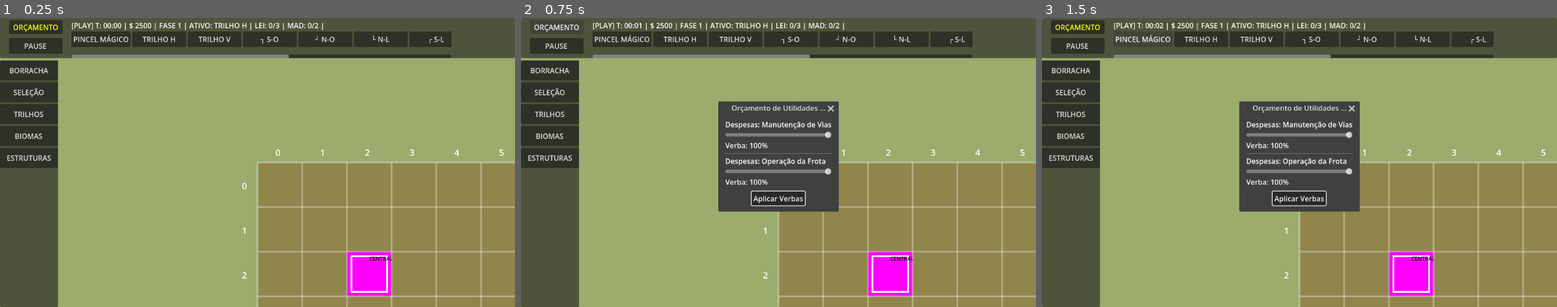
Above: before the commit, frames 1-3 (left to right).
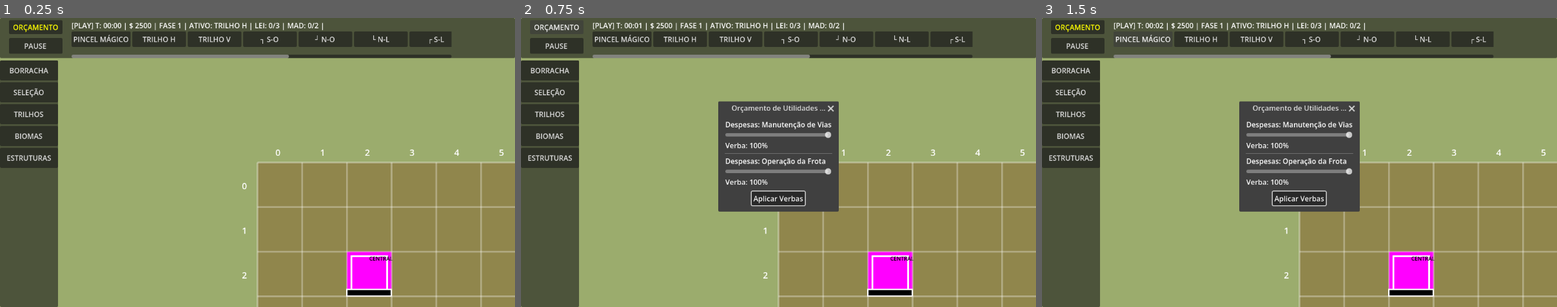
Above: after the commit, the same moments.

Repository: jonathanhenriques/tremOS
Game: Godot game, scene res://scenes/main/main.tscn
The game is run twice, just before and just after one commit, with the same random seed, the same clock (stepped at 60 frames per second) and the same inputs. The project has no main scene, so this scene is started directly.
Inputs:
- Up to frame 1 (0.25 s): no input
- Up to frame 2 (0.75 s): click "ORÇAMENTO" at 0.5 s
- Up to frame 3 (1.5 s): click "PINCEL MÁGICO" at 1.25 s

The runs differ from the first frame. In frame 1, 0.3% of the frame differs, in the area x 67-77%, y 93-97%; in frame 2, 0.3%; in frame 3, 0.3%.

Commit message:
definindo frente da estacao

Diff:
--- a/scenes/tile/tile.gd
+++ b/scenes/tile/tile.gd
@@ -100,8 +100,21 @@
 	if estado == 7: draw_rect(rect, Color(0.1, 0.5, 0.1, 0.3 * alpha) if chave_aberta else Color(0.5, 0.1, 0.1, 0.3 * alpha)); draw_string(font, Vector2(35, 60), "S", HORIZONTAL_ALIGNMENT_CENTER, -1, 30, c_white)
 	if estado == 23 or estado == 24:
 		draw_rect(Rect2(40, 15, 20, 15) if estado==23 else Rect2(15, 40, 15, 20), c); draw_circle(Vector2(50, 22) if estado==23 else Vector2(22, 50), 5, Color(0, 1, 0, alpha) if semaforo_aberto else Color(1, 0, 0, alpha))
-	if estado == 17: draw_rect(rect, Color(1, 0, 1, alpha)); draw_rect(Rect2(10, 10, 80, 80), c_white, false, 4.0); draw_string(font, Vector2(50, 20), "CENTRAL", HORIZONTAL_ALIGNMENT_CENTER, -1, 12, c)
-	if estado == 8: draw_rect(rect, Color(1, 0.84, 0, alpha)); draw_string(font, Vector2(50, 20), "TEM " + gm_ref.estacoes_oferta.get(Vector2i(pos_x, pos_y), "N/A"), HORIZONTAL_ALIGNMENT_CENTER, -1, 12, c)
+
+	# --- FRENTE DA ESTAÇÃO ADICIONADA AQUI ---
+	if estado == 17:
+		draw_rect(rect, Color(1, 0, 1, alpha))
+		draw_rect(Rect2(10, 10, 80, 80), c_white, false, 4.0)
+		draw_rect(Rect2(0, 85, 100, 15), Color(0, 0, 0, alpha)) # Plataforma Preta
+		draw_rect(Rect2(0, 85, 100, 15), c_white, false, 3.0)   # Borda Branca
+		draw_string(font, Vector2(50, 20), "CENTRAL", HORIZONTAL_ALIGNMENT_CENTER, -1, 12, c)
+	if estado == 8:
+		draw_rect(rect, Color(1, 0.84, 0, alpha))
+		draw_rect(Rect2(0, 85, 100, 15), Color(0, 0, 0, alpha)) # Plataforma Preta
+		draw_rect(Rect2(0, 85, 100, 15), c_white, false, 3.0)   # Borda Branca
+		draw_string(font, Vector2(50, 20), "TEM " + gm_ref.estacoes_oferta.get(Vector2i(pos_x, pos_y), "N/A"), HORIZONTAL_ALIGNMENT_CENTER, -1, 12, c)
+	# -----------------------------------------
+
 	if estado == 9:
 		if arvore_cortada: draw_circle(Vector2(50, 50), 25, Color(0.82, 0.7, 0.55, alpha))
 		if not arvore_cortada: draw_colored_polygon(PackedVector2Array([Vector2(50, 15), Vector2(85, 85), Vector2(15, 85)]), Color(0.13, 0.54, 0.13, alpha))
Not shown, changed: scenes/main/game_manager.gd.uid
Not shown: 1 places in scenes/main/main.tscn that only renumber resources
Not shown, changed: scenes/tile/tile.gd.uid
